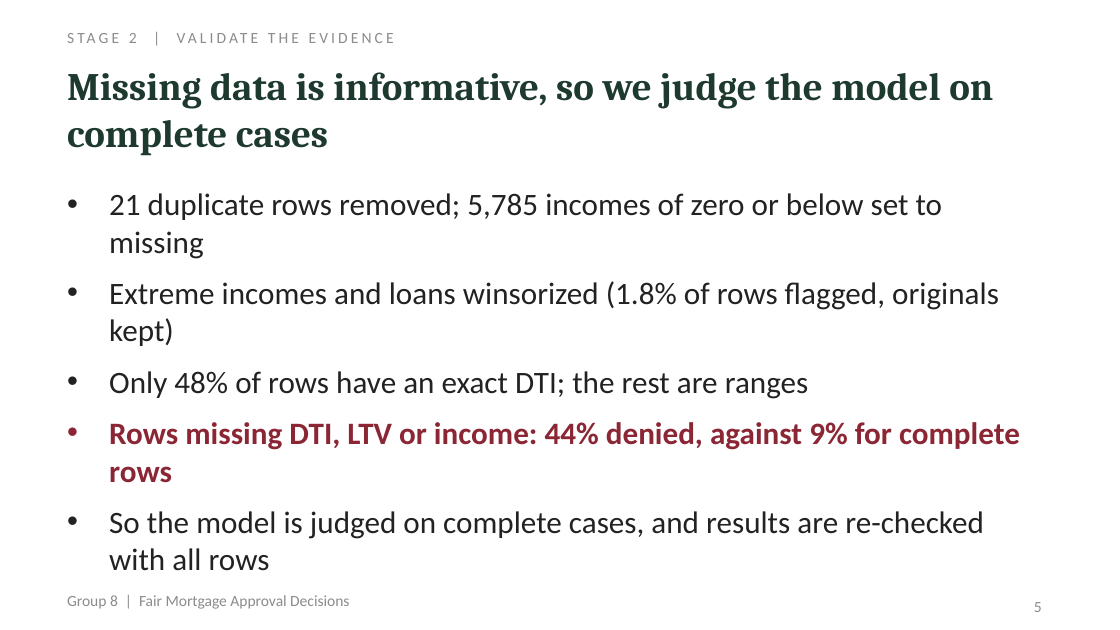
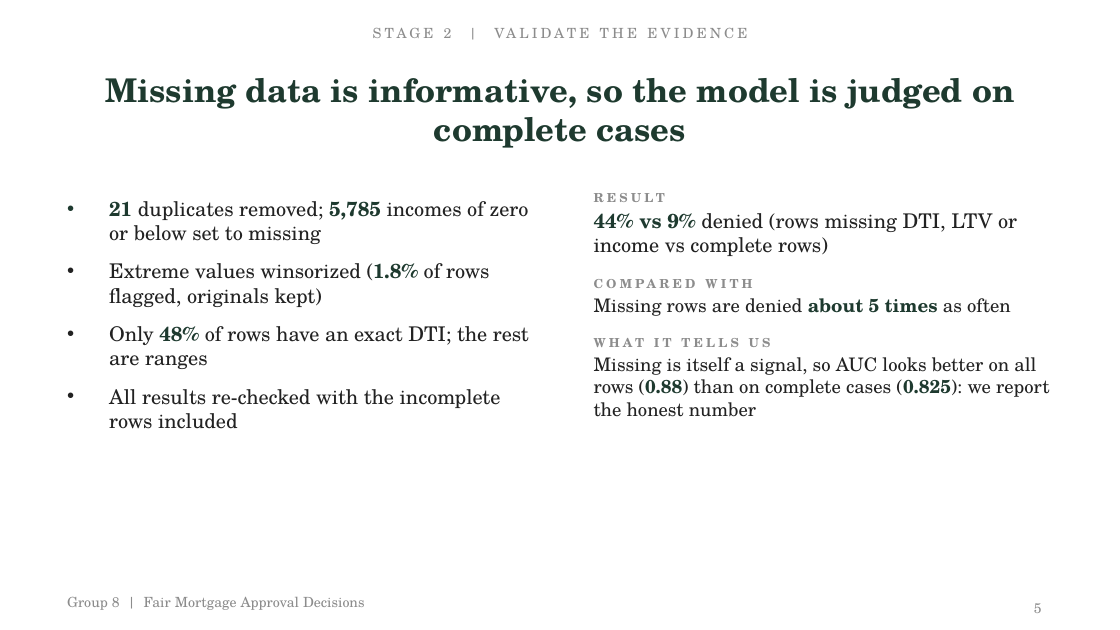
Before and after one commit to Rishhhhub/fair-mortgage-approval, a slide deck: slide 5 of deliverables/Group_8_Fair_Mortgage_Approval_Decisions_Presentation.pptx. Drawn at 1120x630 pixels with LibreOffice and Linux fonts; fonts in the diff are those of the drawing. Boxes give left, top, right and bottom in pixels: in the first picture for what was removed or moved away, otherwise in the second. Text is boxed around its words. In the diff, an @@ line names an element or a change of style, - is before the commit and + after.

```diff
--- a/deliverables/Group_8_Fair_Mortgage_Approval_Decisions_Presentation.pptx
+++ b/deliverables/Group_8_Fair_Mortgage_Approval_Decisions_Presentation.pptx
@@ text "STAGE 2 | VALIDATE THE ..." at (x1=373, y1=28, x2=452, y2=38): size 10 to 9 pt, font Calibri to TeX Gyre Schola; alignment left to centre @@
@@ text "Missing data is informative, so ..." at (x1=105, y1=78, x2=1014, y2=148): vertical alignment top to middle @@
@@ text at (x1=105, y1=78, x2=1014, y2=148): text changed; size 25 to 21 pt; font Cambria to TeX Gyre Schola @@
-Missing data is informative, so we judge the model on complete cases
+Missing data is informative, so the model is judged on complete cases
@@ text "21 duplicates removed; 5,785 incomes ..." moved from (x1=109, y1=193, x2=1020, y2=571) to (x1=109, y1=201, x2=529, y2=429) @@
@@ text at (x1=109, y1=201, x2=529, y2=307): text changed; size 20 to 13 pt; font Calibri to TeX Gyre Schola @@
-• 21 duplicate rows removed; 5,785 incomes of zero or below set to missing
-• Extreme incomes and loans winsorized (1.8% of rows flagged, originals kept)
+• 21 duplicates removed; 5,785 incomes of zero or below set to missing
+• Extreme values winsorized (1.8% of rows flagged, originals kept)
@@ text added at (x1=594, y1=193, x2=1050, y2=417), 12 pt, text #222222 @@
+RESULT
+44% vs 9% denied (rows missing DTI, LTV or income vs complete rows)
+COMPARED WITH
+Missing rows are denied about 5 times as often
+WHAT IT TELLS US
+Missing is itself a signal, so AUC looks better on all rows (0.88) than on complete cases (0.825): we report the honest number
@@ text at (x1=109, y1=326, x2=529, y2=369): size 20 to 13 pt, font Calibri to TeX Gyre Schola in "Only 48% of rows have an exact ..."; text colour #222222 to #1E3A2F, bold on in "48%" @@
@@ text at (x1=109, y1=389, x2=501, y2=429): text changed; size 20 to 13 pt; font Calibri to TeX Gyre Schola @@
-• Rows missing DTI, LTV or income: 44% denied, against 9% for complete rows
-• So the model is judged on complete cases, and results are re-checked with all rows
+• All results re-checked with the incomplete rows included
@@ text "Group 8 | Fair Mortgage ..." at (x1=67, y1=597, x2=365, y2=610): size 10 to 9 pt, font Calibri to TeX Gyre Schola @@
@@ page number at (x1=1034, y1=603, x2=1042, y2=613): size 10 to 9 pt, font Calibri to TeX Gyre Schola @@
```
Also in this commit, not shown: 15 other slides changed, 4 other files.
